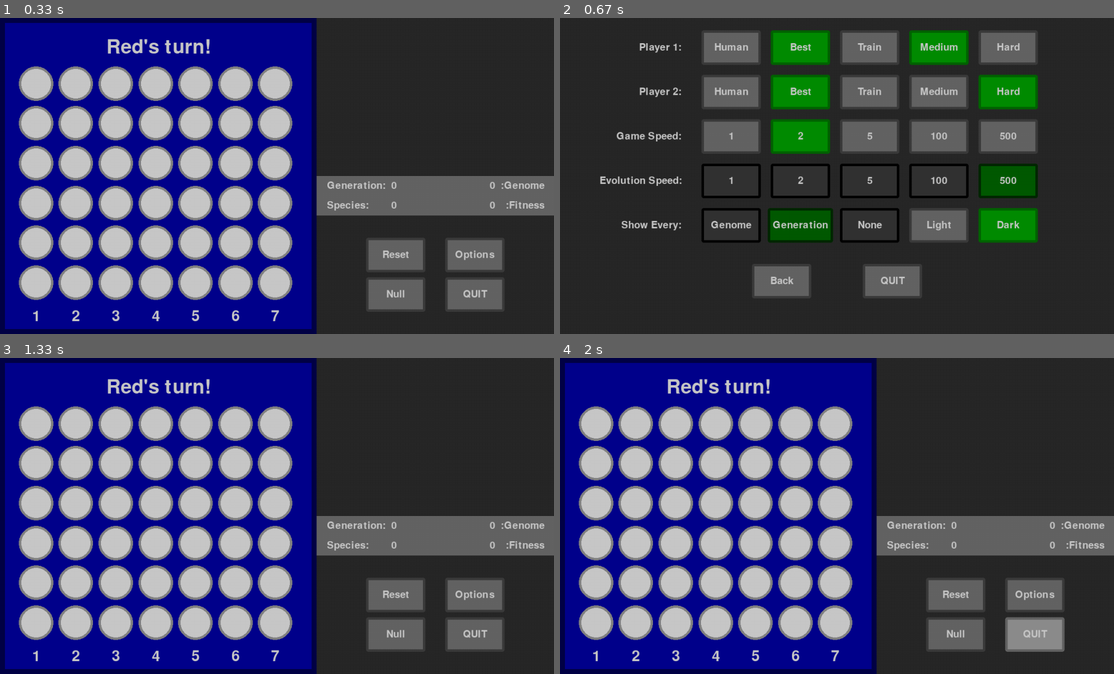
Above: before the commit, frames 1-4 (two rows, left to right).
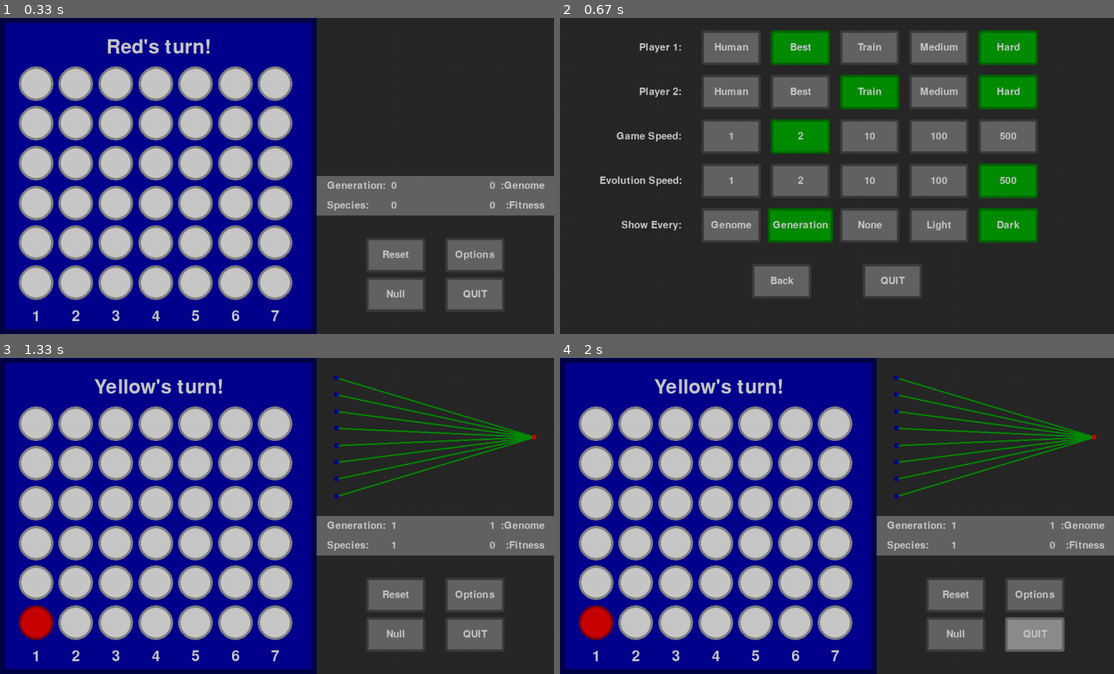
Above: after the commit, the same moments.

Repository: GreenMachine582/NEAT
Game: pygame game, started from main-silent.pyw
Same seed, same stepped clock (60 frames per second), same inputs: the game is played once before the commit and once after it.
Inputs (mouse positions are in pixels of both pictures, inside the frame that each line leads up to):
- Up to frame 1 (0.33 s): no input
- Up to frame 2 (0.67 s): click (1036, 255) at 0.38 s
- Up to frame 3 (1.33 s): click (277, 534) at 0.72 s; click (221, 620) at 1.05 s
- Up to frame 4 (2 s): click (1041, 626) at 1.38 s

Frame 1 is identical in both runs. In frame 2, 14% of the frame differs, in the area x 25-87%, y 3-72%; in frame 3, 2.9%; in frame 4, 2.9%.

Commit message:
Minor changes

Diff:
--- a/main-silent.pyw
+++ b/main-silent.pyw
@@ -33,7 +33,7 @@
 PLAYER_TYPES = ['Human', 'Best', 'Train']
 DIFFICULTY = ['Medium', 'Hard']
 NEAT_INPUTS = {DIFFICULTY[0]: 2, DIFFICULTY[1]: 8}
-SPEEDS = [1, 2, 5, 100, 500]
+SPEEDS = [1, 2, 10, 100, 500]
 SHOW_EVERY = ['Genome', 'Generation', 'None']
 COLOUR_THEMES = ['Light', 'Dark']
 
@@ -44,8 +44,8 @@
 
 
 # Globals - Defaults
-players = [{'type': PLAYER_TYPES[1], 'difficulty': DIFFICULTY[0], 'neat': None},
-           {'type': PLAYER_TYPES[1], 'difficulty': DIFFICULTY[1], 'neat': None}]
+players = [{'type': PLAYER_TYPES[1], 'difficulty': DIFFICULTY[1], 'neat': None},
+           {'type': PLAYER_TYPES[2], 'difficulty': DIFFICULTY[1], 'neat': None}]
 game_speed = SPEEDS[1]
 evolution_speed = SPEEDS[-1]
 max_fps = max(FPS, max(game_speed, evolution_speed))
@@ -197,7 +197,7 @@
     return move[1]
 
 
-def checkBest(player_key: int, match_range: int = 50, win_threshold: float = 0.05) -> None:
+def checkBest(player_key: int, match_range: int = 50, win_threshold: float = 0.1) -> None:
     """
     Update the best neat for each difficulty depending on win rate with current
     trained neat.
@@ -207,10 +207,7 @@
     :return:
         - None
     """
-    temp_players = players[:]
-    temp_players[abs(player_key - 1)] = {'type': PLAYER_TYPES[1], 'difficulty': temp_players[player_key]['difficulty'],
-                                         'neat': None}
-    setup(temp_players)
+    setup(players)
     win_count = 0
     for _ in range(match_range):
         run = True
@@ -321,7 +318,7 @@
         self.messages = []
 
         self.generate()
-        self.update(kwargs=kwargs)
+        self.update()
 
     def generate(self) -> None:
         """
--- a/main.py
+++ b/main.py
@@ -33,7 +33,7 @@
 PLAYER_TYPES = ['Human', 'Best', 'Train']
 DIFFICULTY = ['Medium', 'Hard']
 NEAT_INPUTS = {DIFFICULTY[0]: 2, DIFFICULTY[1]: 8}
-SPEEDS = [1, 2, 5, 100, 500]
+SPEEDS = [1, 2, 10, 100, 500]
 SHOW_EVERY = ['Genome', 'Generation', 'None']
 COLOUR_THEMES = ['Light', 'Dark']
 
@@ -94,7 +94,7 @@
             return evolution_speed, False
     return game_speed, True
 
-8
+
 def getColourTheme() -> dict:
     if colour_theme == COLOUR_THEMES[1]:
         colours = {'text': mlpg.LIGHT_GRAY, 'button': mlpg.GRAY,
@@ -207,10 +207,7 @@
     :return:
         - None
     """
-    temp_players = players[:]
-    temp_players[abs(player_key - 1)] = {'type': PLAYER_TYPES[1], 'difficulty': temp_players[player_key]['difficulty'],
-                                         'neat': None}
-    setup(temp_players)
+    setup(players)
     win_count = 0
     for _ in range(match_range):
         run = True
